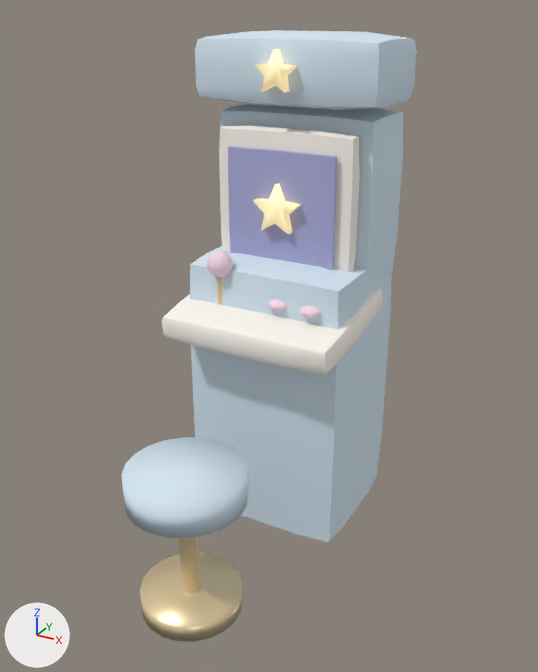
What one commit did to the glTF model Starlight Shuffle/assets/models/lobby/blue_arcade.glb.
Camera for both pictures: a camera (50 mm lens) standing at (1.438, -2.782, 2.265) and looking at (0.081, -0.315, 1.032). The axes (+X, +Y, +Z) are drawn at lower left. The lights are the same throughout. The first picture is the older version. Where no turn or scale is listed for an object, it has been applied to the vertices.

Objects in the first picture: 'cabinet lower', 'cabinet upper', 'control deck', 'display', 'marquee', 'marquee star', 'pixel star', 'screen bezel', 'stool foot', 'stool seat', 'stool stem' and 4 more.
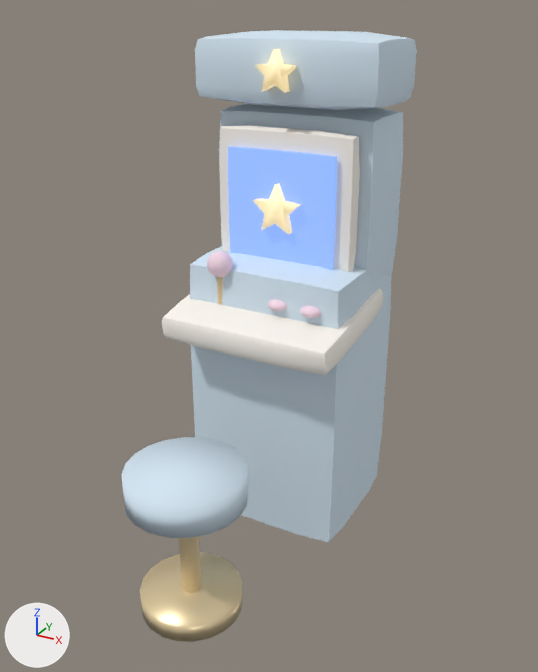
What changed in the scene script:
```text
Add mat_display:
    mat_display = principled_material('display')
    mat_display.base_color = (0.16, 0.2, 0.5)  # blue #6f7cbc
    mat_display.roughness = 0.8
    mat_display.emission_color = (0.2, 0.36, 0.85)  # blue #7ca2ed
    mat_display.emission_strength = 1.0
Change me_display:
    where me_display.from_pydata(...)  # 98 vertices, 192 faces; spans x -0.25..0.25, y -0.082..-0.057, z 1.26..1.74
    remove me_display.materials.append(mat_screen)  # blue #acadda
    add me_display.materials.append(mat_display)  # blue #6f7cbc, glowing blue #7ca2ed
```

Where the change shows, as pixel boxes [x1, y1, x2, y2] in the pictures (538 x 672 px):
'display', recoloured (lighter): [228, 146, 337, 270] in both
